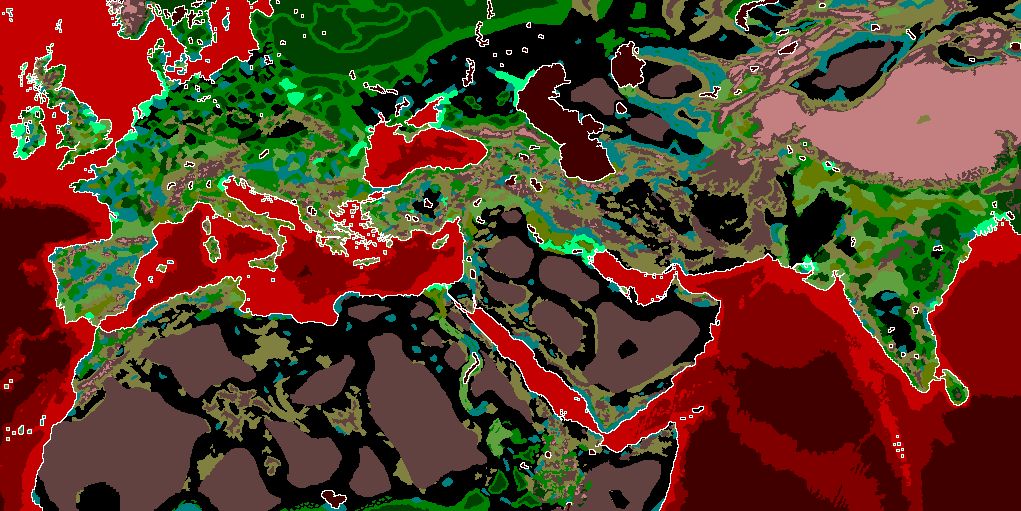
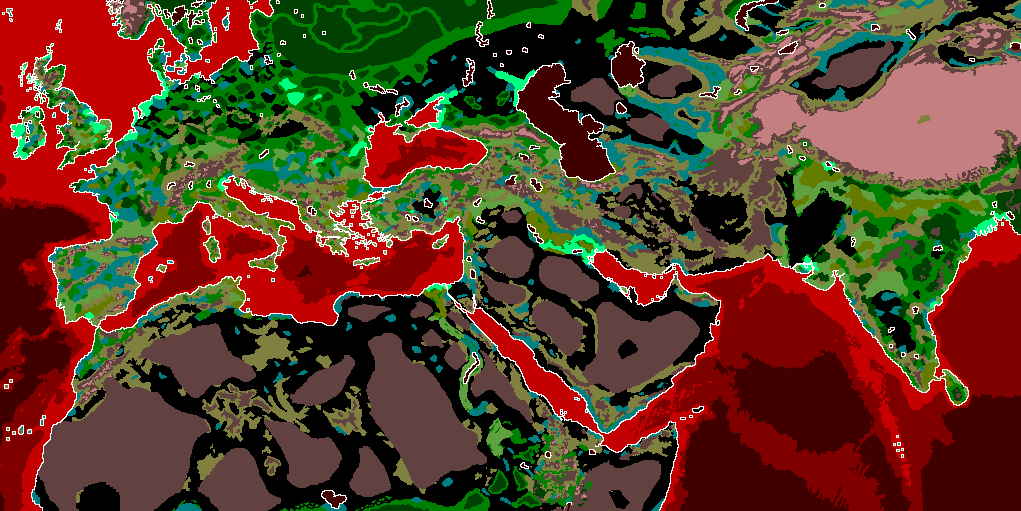
Layer changes from the first 1021x511 image to the second:
painted on "map_ground_types_blocked_access" over [614, 184, 643, 219]
painted on "map_ground_types" over [618, 169, 652, 246]
